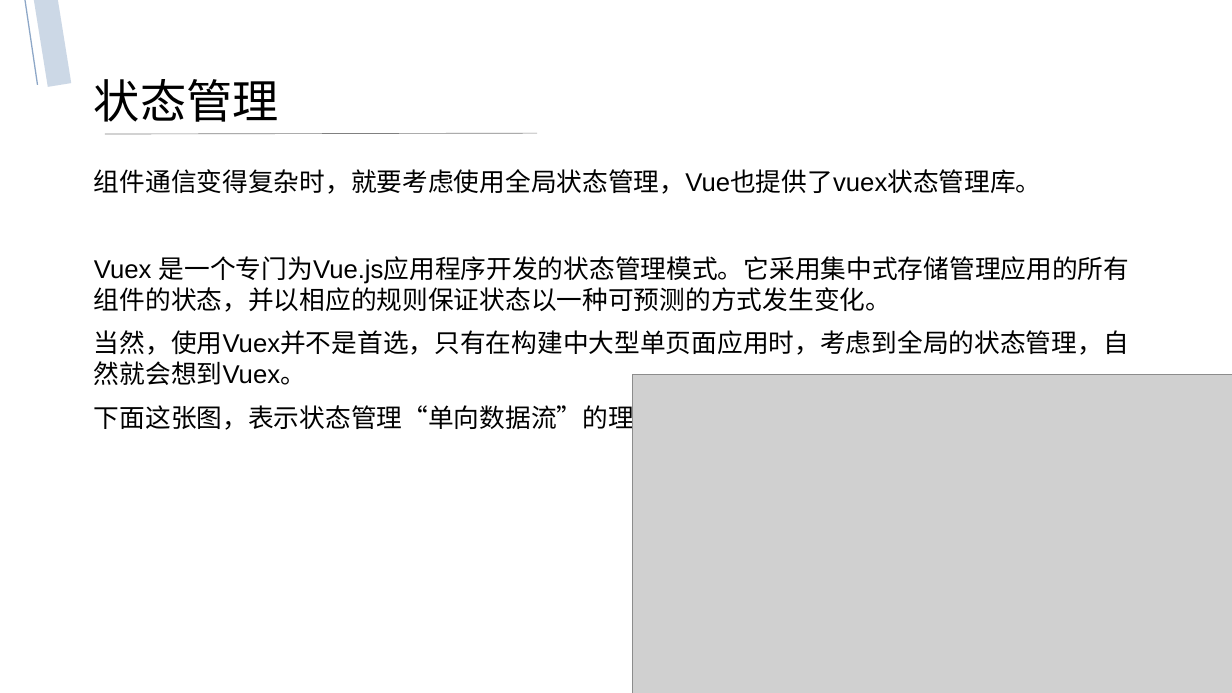
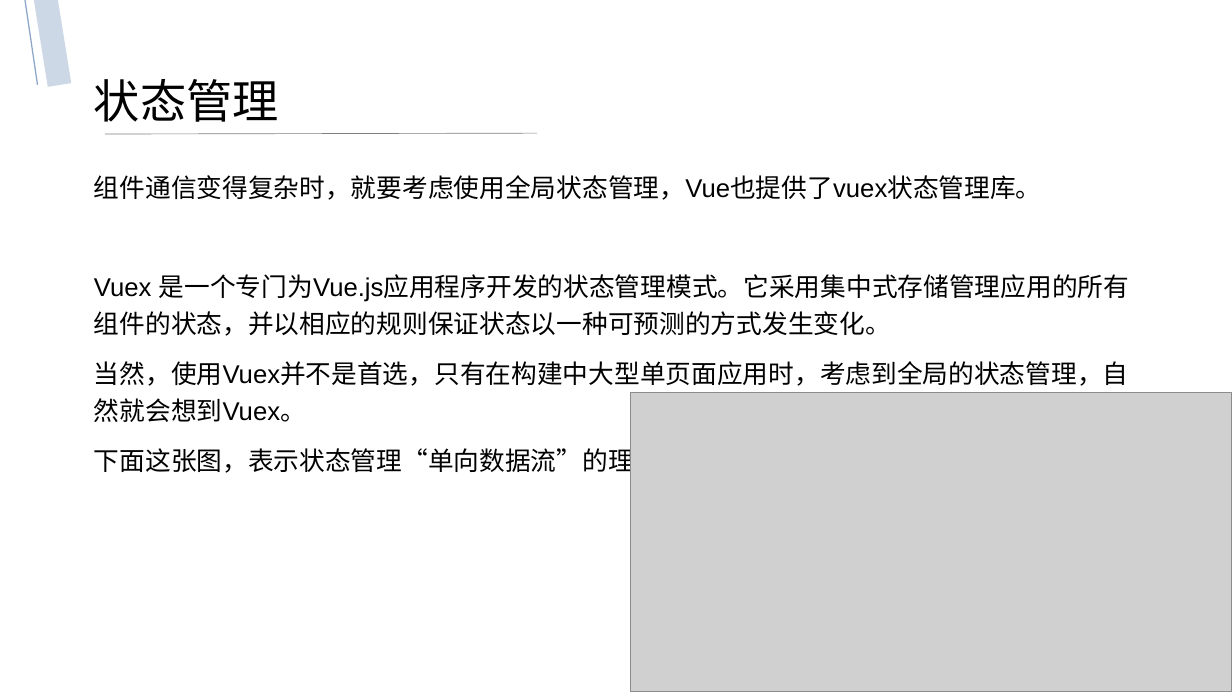
Before and after one commit to ZSI2017/Interchange, a slide deck: slide 16 of vue-简介.pptx. Drawn at 1232x693 pixels with LibreOffice and Linux fonts; fonts in the diff are those of the drawing; grey boxes stand for pictures. Boxes give left, top, right and bottom in pixels: in the first picture for what was removed or moved away, otherwise in the second. Text is boxed around its words. In the diff, an @@ line names an element or a change of style, - is before the commit and + after.

```diff
--- a/vue-简介.pptx
+++ b/vue-简介.pptx
@@ text "组件通信变得复杂时，就要考虑使用全局状态管理，Vue也提供了vuex状态管理库。" at (94, 175, 1129, 477): line spacing 1 to 1.2 @@
@@ picture: place and size @@
-picture at (633, 374, 1232, 693)
+picture at (630, 393, 1232, 692)
```
Also in this commit, not shown: 11 other slides changed.
